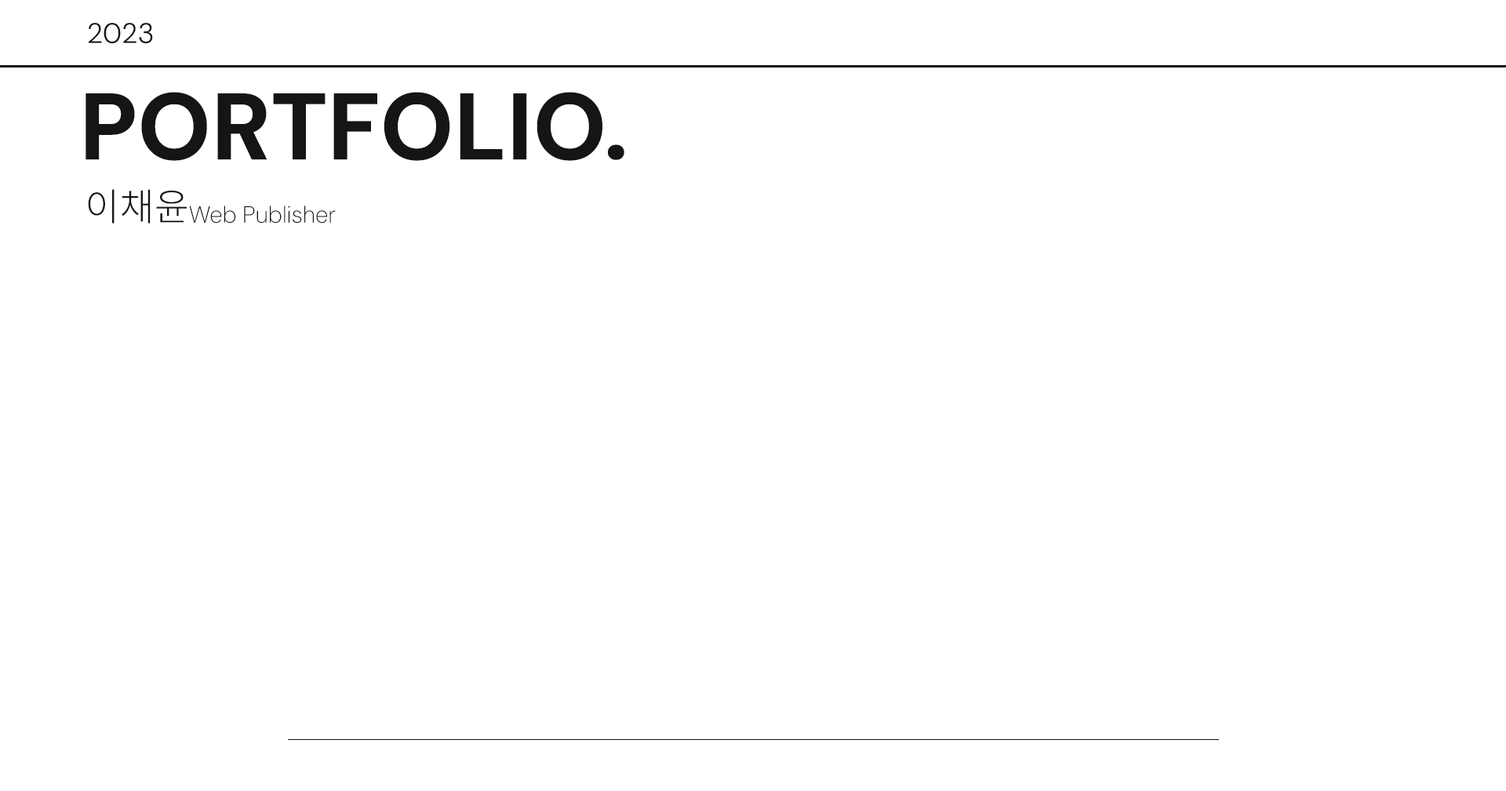
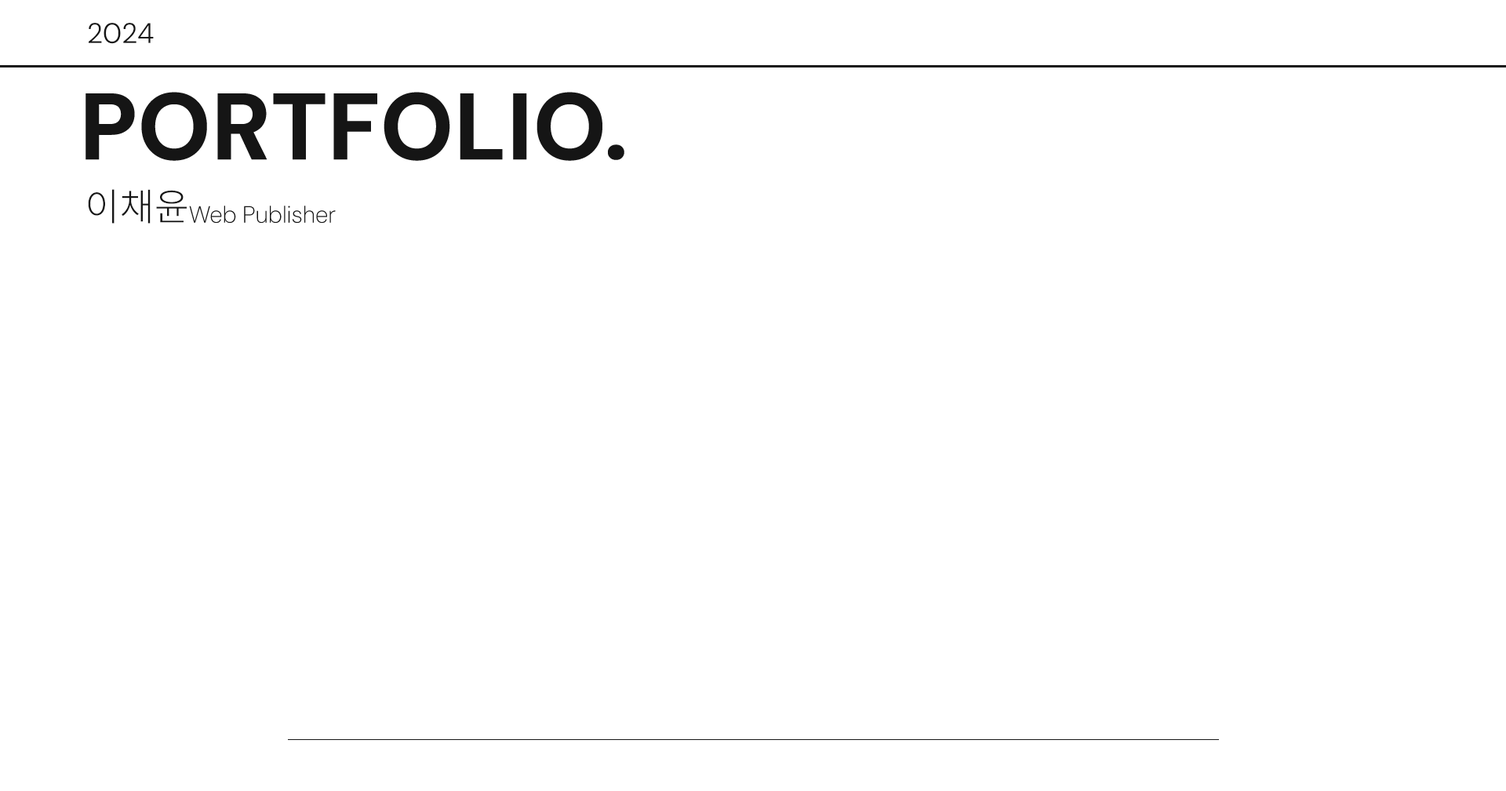
Layer changes from the first 1506x791 image to the second:
renamed "2023" to "2024", painted on it over [left=89, top=22, right=154, bottom=44]
